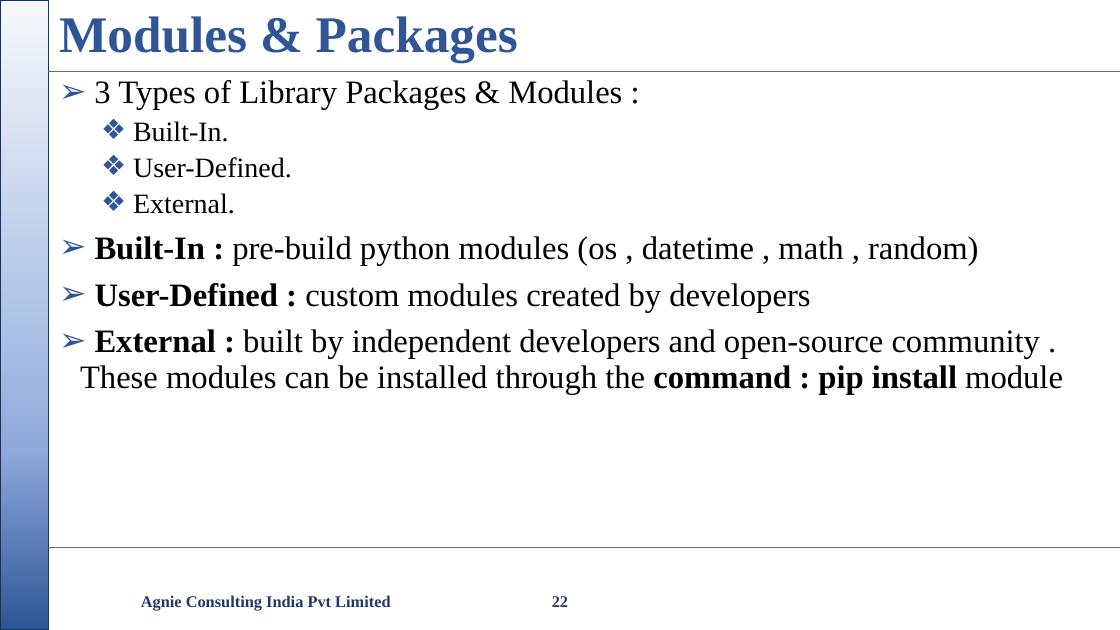
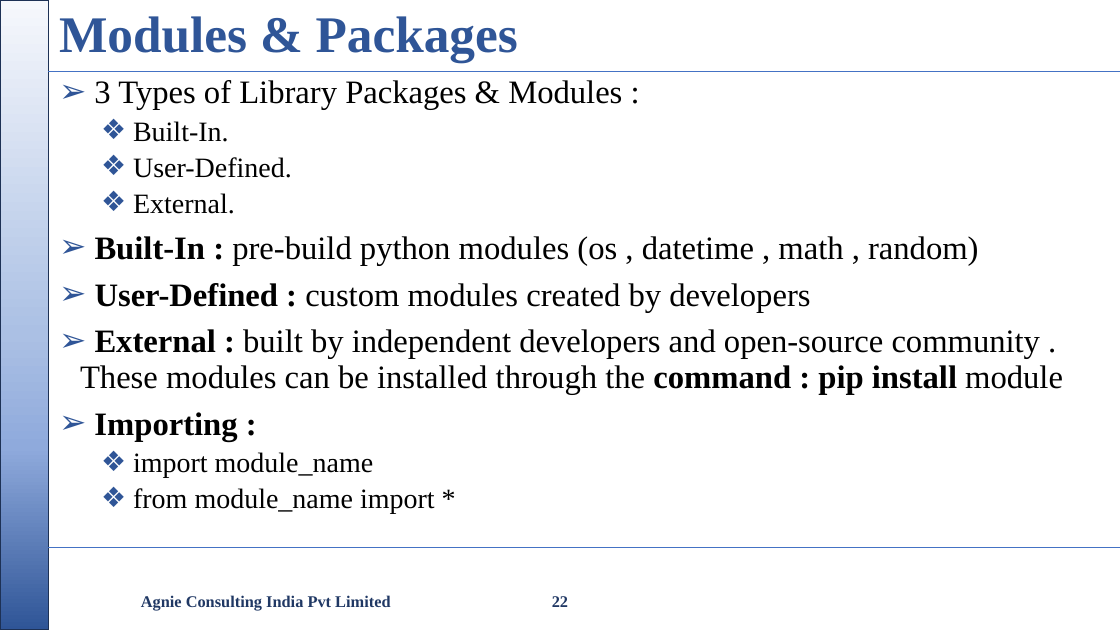
Before and after one commit to nikishdaniel1-del/Python-Cls, a slide deck: slide 22 of python class/Python Class.pptx. Drawn at 1120x630 pixels with LibreOffice and Linux fonts; fonts in the diff are those of the drawing; background and template pictures are left out. Boxes give left, top, right and bottom in pixels: in the first picture for what was removed or moved away, otherwise in the second. Text is boxed around its words. In the diff, an @@ line names an element or a change of style, - is before the commit and + after.

```diff
--- a/python class/Python Class.pptx
+++ b/python class/Python Class.pptx
@@ text at bbox=[94, 412, 435, 513]: paragraphs added @@
+➢ Importing :
+  ❖ import module_name
+  ❖ from module_name import *
```
Also in this commit, not shown: 5 other slides changed, 2 slides added, 4 other files.
